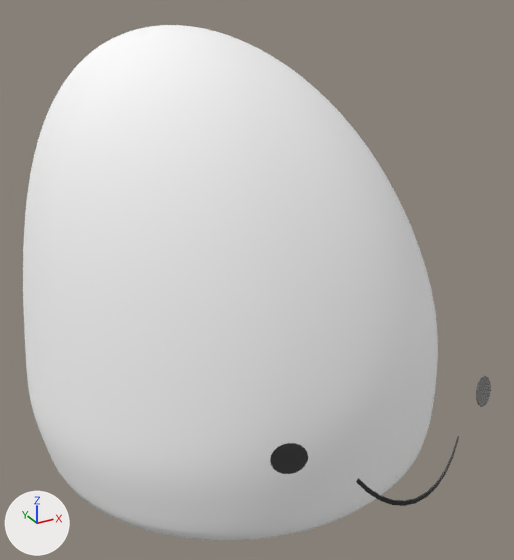
What one commit did to the FBX model Assets/Models 3D/blob_shape2.fbx.
Camera for both pictures: a 50 mm camera at (-0.1034, -0.2015, 0.1603) aimed at (-0.0013, -0.0159, 0.0675). Every picture has the same lights, and +X, +Y and +Z are marked at lower left. Both versions are drawn at frame 76 of the action 'Take 001'; the numbers are the values there.
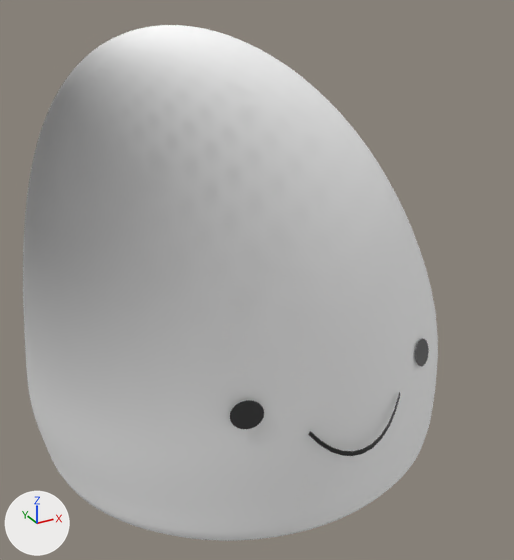
Edits to the scene script, one JSON object a line:
```json
{"block": "me_mesh", "where": "me_mesh.from_pydata(...)  # 3446 vertices, 3444 faces; spans x -6.2..5.9, y -6.7..11.1, z -5.8..5.8"}
{"block": "me_mesh", "where": "# used by ob_psphere4; parent = ob_group1; location = (0.0711, 5.558, 0.0); scale = (1.2, 0.808, 1.2)"}
{"block": "me_mesh", "change": "me_mesh part 1: its shading normals changed"}
{"op": "set", "path": "ob_pcylinder6.location", "old": "(0.0696, 4.67, 8.928)", "new": "(0.0696, 4.67, 6.645)"}
{"op": "set", "path": "ob_pcylinder6.rotation_euler", "old": "(0.0, 0.0, 0.0)", "new": "(0.0, 0.0675, 0.0)", "note": "degrees (0, 0, 0) -> degrees (0, 3.9, 0)"}
```

Changed parts and their boxes (x1, y1, x2, y2) in the pictures (514 x 560 px):
```json
{"object": "pSphere4", "change": "shading changed", "before": [23, 33, 432, 538], "after": [23, 33, 432, 538]}
{"object": "pCylinder6", "change": "moved, turned", "before": [270, 376, 491, 506], "after": [230, 338, 429, 456]}
```
